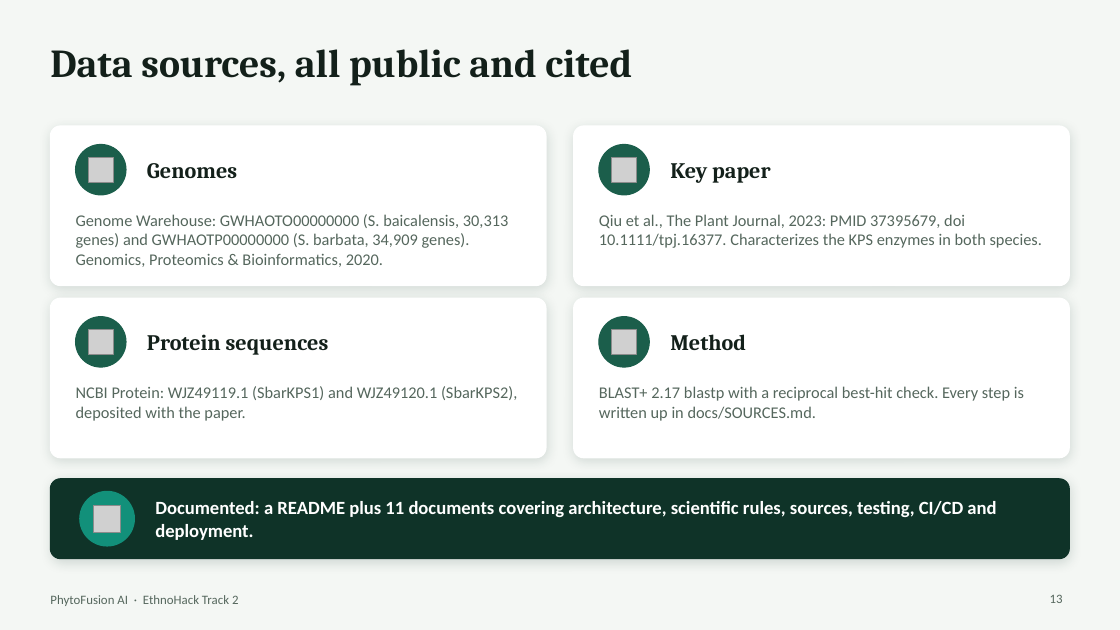
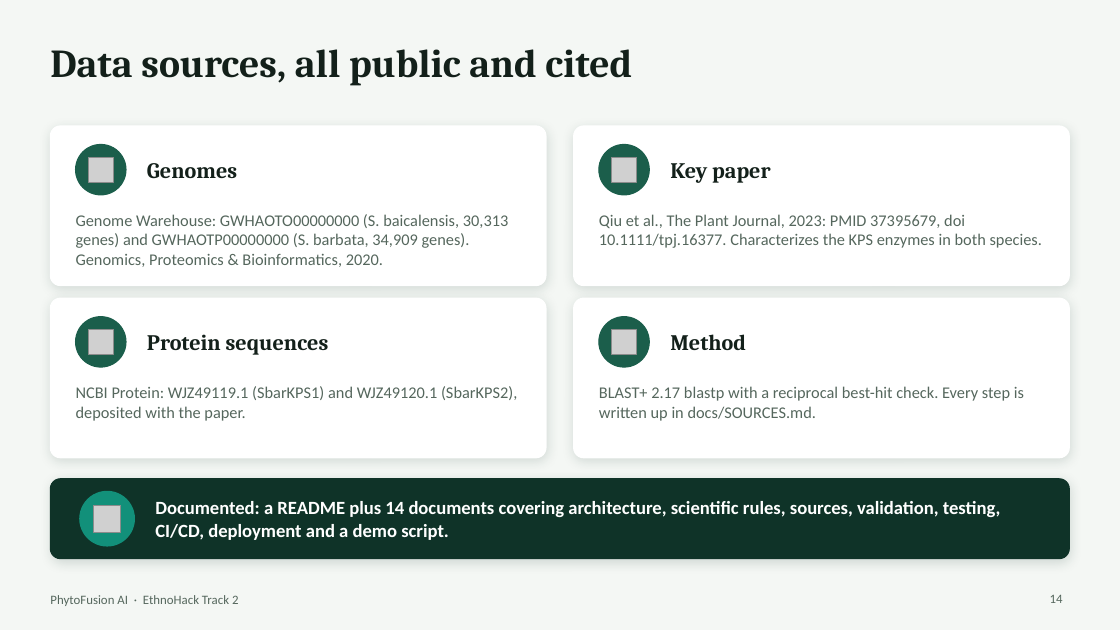
Before and after one commit to lerthy/PhytoFusion-AI, a slide deck: slide 14 of PhytoFusion-AI-pitch.pptx (slide 13 before the commit). Drawn at 1120x630 pixels with LibreOffice and Linux fonts; fonts in the diff are those of the drawing; grey boxes stand for pictures. Boxes give left, top, right and bottom in pixels: in the first picture for what was removed or moved away, otherwise in the second. Text is boxed around its words. In the diff, an @@ line names an element or a change of style, - is before the commit and + after.

```diff
--- a/PhytoFusion-AI-pitch.pptx
+++ b/PhytoFusion-AI-pitch.pptx
@@ text at (x1=155, y1=501, x2=1001, y2=540): text changed @@
-Documented: a README plus 11 documents covering architecture, scientific rules, sources, testing, CI/CD and deployment.
+Documented: a README plus 14 documents covering architecture, scientific rules, sources, validation, testing, CI/CD, deployment and a demo script.
@@ page number at (x1=1050, y1=595, x2=1063, y2=603): text changed @@
-13
+14
```
Also in this commit, not shown: 2 other slides changed, 1 slide added, 7 other files.
